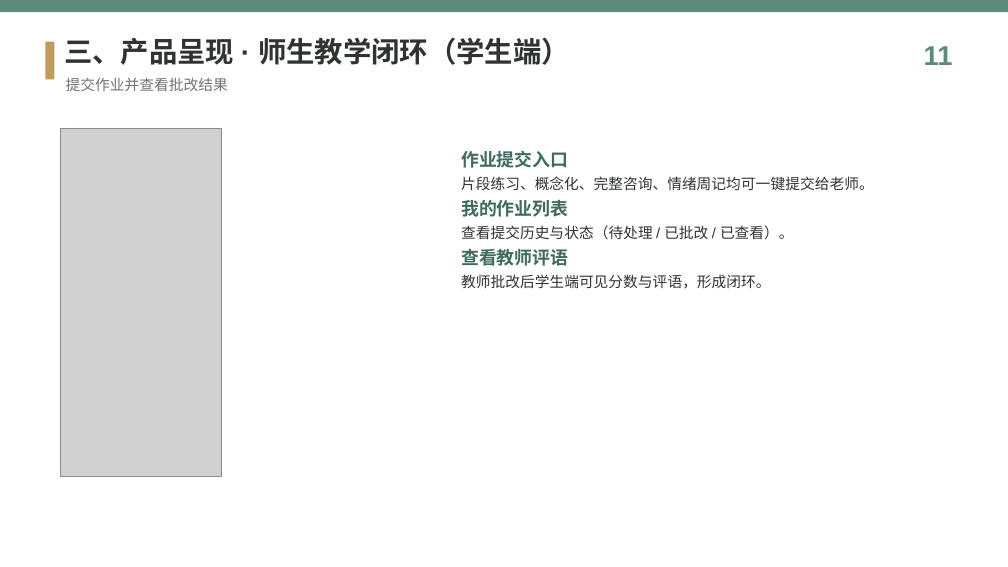
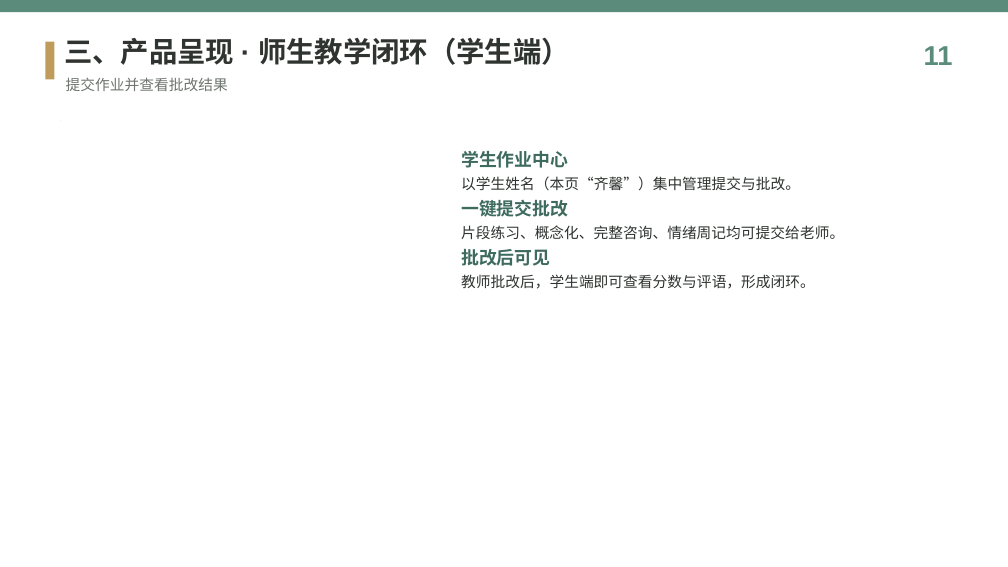
Before and after one commit to 7xlnn/-1, a slide deck: slide 11 of assets/知愈心理_产品介绍.pptx. Drawn at 1008x567 pixels with LibreOffice and Linux fonts; fonts in the diff are those of the drawing; grey boxes stand for pictures; background and template pictures are left out. Boxes give left, top, right and bottom in pixels: in the first picture for what was removed or moved away, otherwise in the second. Text is boxed around its words. In the diff, an @@ line names an element or a change of style, - is before the commit and + after.

Commit message:
docs: 重建产品介绍PPT——完整长截图不再截断，新增完整个案基本信息页；修复教师端"已处理"过滤bug与H5身份读取兼容
Coze-Commit-Type: user
Coze-User-ID: 2785501174576960
Coze-Conversation-ID: 13093574

```diff
--- a/assets/知愈心理_产品介绍.pptx
+++ b/assets/知愈心理_产品介绍.pptx
@@ rounded rectangle: place and size @@
-rounded rectangle at [60, 129, 222, 476]
+rounded rectangle at [60, 121, 60, 121]
@@ rounded rectangle at [60, 121, 60, 121]: proportions changed @@
@@ picture removed at [60, 129, 222, 476] @@
@@ text at [461, 151, 844, 289]: text changed @@
-作业提交入口
-片段练习、概念化、完整咨询、情绪周记均可一键提交给老师。
-我的作业列表
-查看提交历史与状态（待处理 / 已批改 / 已查看）。
-查看教师评语
-教师批改后学生端可见分数与评语，形成闭环。
+学生作业中心
+以学生姓名（本页“齐馨”）集中管理提交与批改。
+一键提交批改
+片段练习、概念化、完整咨询、情绪周记均可提交给老师。
+批改后可见
+教师批改后，学生端即可查看分数与评语，形成闭环。
```
Also in this commit, not shown: 7 other slides changed, 20 other files.
